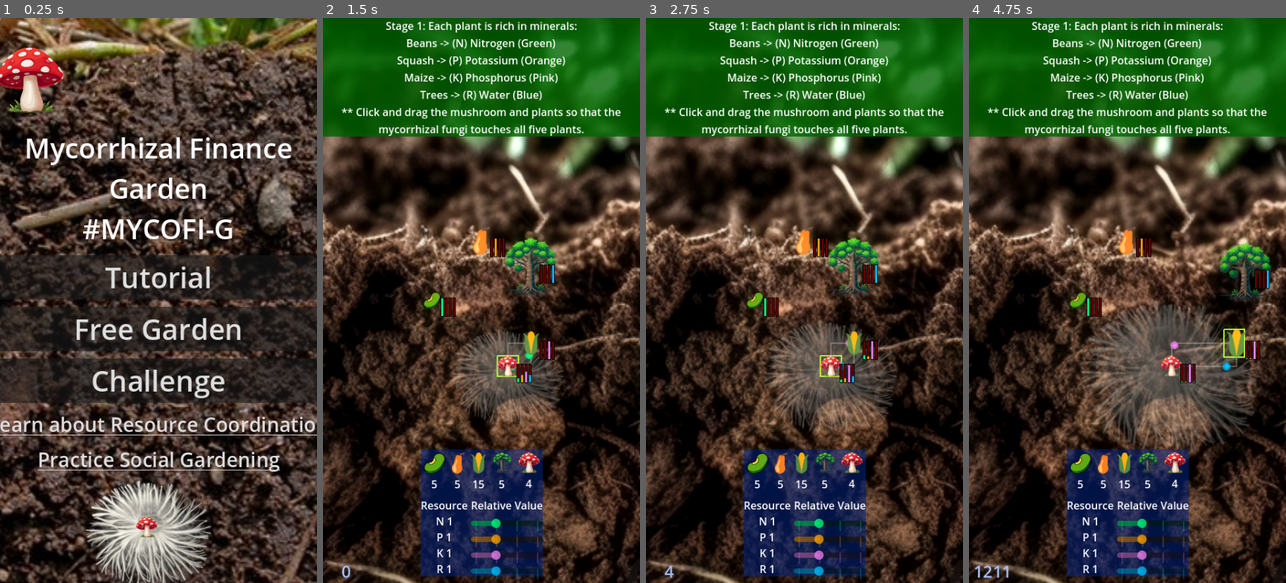
Above: before the commit, frames 1-4 (left to right).
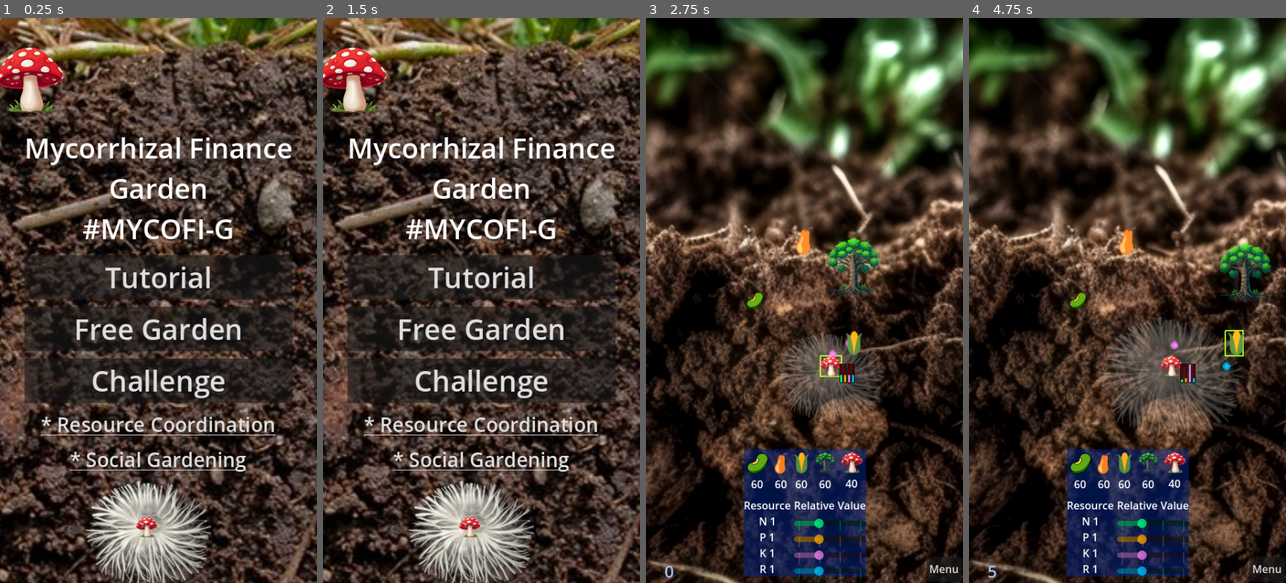
Above: after the commit, the same moments.

Repository: grassrootseconomics/mycofig
Game: Godot game, scene res://scenes/title_screen.tscn
Two runs of this game, one before a commit and one after it. Both use one fixed random seed, a clock stepped at 60 frames per second and the inputs below.
Inputs (mouse positions are in pixels of both pictures, inside the frame that each line leads up to):
- Up to frame 1 (0.25 s): no input
- Up to frame 2 (1.5 s): click "Tutorial" at 0.5 s; click (620, 571) at 1.25 s, where only the run after the commit has a clickable "Menu"
- Up to frame 3 (2.75 s): click (804, 328) at 2 s, where only the run after the commit has a clickable "Free Garden"
- Up to frame 4 (4.75 s): tap Enter at 2.75 s; move the mouse to (1197, 272) at 2.77 s; hold Right (right) 2.78-3.5 s; tap Space (shoot) at 2.85, 4.55 s; click (1197, 272) at 2.92 s; drag from (1064, 328) to (1178, 345) at 3.52 s; move the mouse to (1159, 176) at 4.27 s; hold Right (right) from 4.28 s (still down); tap R at 4.35 s

The runs differ from the first frame. In frame 1, 4.6% of the frame differs, in the area x 0-100%, y 42-81%; in frame 2, 80%, in the area x 0-100%, y 0-100%; in frame 3, 24%; in frame 4, 26%.

Commit message:
added a menu escape button

Diff:
--- a/global/global.gd
+++ b/global/global.gd
@@ -174,7 +174,8 @@
 		Well done!
 
 		You have grown a Mycorrhizal Fungi network and a nice garden!
-		Press q and try Challenge Mode!"
+		Head back to the main menu and try challenge mode to reach the rank of
+		Grassroots Economist!"
 
 }
 
--- a/scenes/laser.tscn
+++ /dev/null
@@ -1,29 +0,0 @@
-[gd_scene load_steps=4 format=3 uid="uid://c1t02twsregjr"]
-
-[ext_resource type="Script" path="res://scenes/laser.gd" id="1_uehey"]
-[ext_resource type="Texture2D" uid="uid://l8cwsxj0of13" path="res://graphics/cc.png" id="2_f1w7i"]
-
-[sub_resource type="CircleShape2D" id="CircleShape2D_x8t53"]
-radius = 3.16228
-
-[node name="Laser" type="Area2D"]
-collision_layer = 8
-collision_mask = 2
-script = ExtResource("1_uehey")
-
-[node name="CPUParticles2D" type="CPUParticles2D" parent="."]
-amount = 29
-lifetime = 0.9
-speed_scale = 2.0
-emission_shape = 1
-emission_sphere_radius = 8.0
-gravity = Vector2(0, 15)
-scale_amount_min = 0.5
-scale_amount_max = 2.0
-color = Color(0, 0.768627, 0, 1)
-
-[node name="Sprite2D" type="Sprite2D" parent="."]
-texture = ExtResource("2_f1w7i")
-
-[node name="CollisionShape2D" type="CollisionShape2D" parent="."]
-shape = SubResource("CircleShape2D_x8t53")
--- a/scenes/level.gd
+++ b/scenes/level.gd
@@ -405,6 +405,7 @@
 				Global.stage += 1
 				$"UI/TutorialMarginContainer1/Label".text = Global.stage_text[Global.stage]
 				$"UI/TutorialMarginContainer1/ColorRect".color = Global.stage_colors[Global.stage]
+
 		elif(Global.stage == 2):
 
 			var c_buds = 0
@@ -524,3 +525,4 @@
 				Global.stage = 8
 				$"UI/TutorialMarginContainer1/Label".text = Global.stage_text[Global.stage]
 				$"UI/TutorialMarginContainer1/ColorRect".color = Global.stage_colors[Global.stage]
+				$"UI/RestartContainer".visible=true
--- a/scenes/title_screen.tscn
+++ b/scenes/title_screen.tscn
@@ -79,14 +79,14 @@
 layout_mode = 2
 size_flags_horizontal = 4
 theme_override_font_sizes/font_size = 30
-text = "Learn about Resource Coordination"
+text = "* Resource Coordination"
 uri = "https://willruddick.substack.com/p/three-sisters-meet-a-funguy"
 
 [node name="LinkButton2" type="LinkButton" parent="CenterContainer/VBoxContainer"]
 layout_mode = 2
 size_flags_horizontal = 4
 theme_override_font_sizes/font_size = 30
-text = "Practice Social Gardening"
+text = "* Social Gardening"
 uri = "https://sarafu.network"
 
 [node name="CofiButton" type="Button" parent="CenterContainer/VBoxContainer"]
--- a/scenes/ui.gd
+++ b/scenes/ui.gd
@@ -267,3 +267,8 @@
 
 func _on_choose_tree_mouse_exited() -> void:
 	mouseOverTree = false
+
+
+func _on_button_pressed() -> void:
+	Global.score = 0
+	get_tree().change_scene_to_file("res://scenes/title_screen.tscn")
--- a/scenes/ui.tscn
+++ b/scenes/ui.tscn
@@ -186,6 +186,41 @@
 vertical_alignment = 1
 autowrap_mode = 2
 
+[node name="RestartContainer" type="MarginContainer" parent="."]
+visible = false
+anchors_preset = 8
+anchor_left = 0.5
+anchor_top = 0.5
+anchor_right = 0.5
+anchor_bottom = 0.5
+offset_left = -20.0
+offset_top = -20.0
+offset_right = 20.0
+offset_bottom = 20.0
+grow_horizontal = 2
+grow_vertical = 2
+
+[node name="Button" type="Button" parent="RestartContainer"]
+layout_mode = 2
+text = "Back to Main Menu"
+
+[node name="MarginCMarginContainer2ontainer" type="MarginContainer" parent="."]
+anchors_preset = 3
+anchor_left = 1.0
+anchor_top = 1.0
+anchor_right = 1.0
+anchor_bottom = 1.0
+offset_left = -53.0
+offset_top = -40.0
+grow_horizontal = 0
+grow_vertical = 0
+theme_override_constants/margin_right = 2
+theme_override_constants/margin_bottom = 2
+
+[node name="Button" type="Button" parent="MarginCMarginContainer2ontainer"]
+layout_mode = 2
+text = "Menu"
+
 [connection signal="mouse_entered" from="MarginContainer/VBoxContainer/PalletContainer/VBoxContainer/HBoxContainer/VBoxContainer/ChooseBeans" to="." method="_on_choose_beans_mouse_entered"]
 [connection signal="mouse_exited" from="MarginContainer/VBoxContainer/PalletContainer/VBoxContainer/HBoxContainer/VBoxContainer/ChooseBeans" to="." method="_on_choose_beans_mouse_exited"]
 [connection signal="mouse_entered" from="MarginContainer/VBoxContainer/PalletContainer/VBoxContainer/HBoxContainer/VBoxContainer2/ChooseSquash" to="." method="_on_choose_squash_mouse_entered"]
@@ -198,3 +233,5 @@
 [connection signal="mouse_exited" from="MarginContainer/VBoxContainer/PalletContainer/VBoxContainer/HBoxContainer/VBoxContainer5/ChooseMyco" to="." method="_on_choose_myco_mouse_exited"]
 [connection signal="drag_ended" from="MarginContainer/VBoxContainer/HBoxContainer/ValVBoxContainer/HSlider" to="." method="_on_h_slider_drag_ended"]
 [connection signal="timeout" from="ScoreTimer" to="." method="_on_score_timer_timeout"]
+[connection signal="pressed" from="RestartContainer/Button" to="." method="_on_button_pressed"]
+[connection signal="pressed" from="MarginCMarginContainer2ontainer/Button" to="." method="_on_button_pressed"]
Not shown, changed: web/index.html
Not shown, changed: web/index.pck
